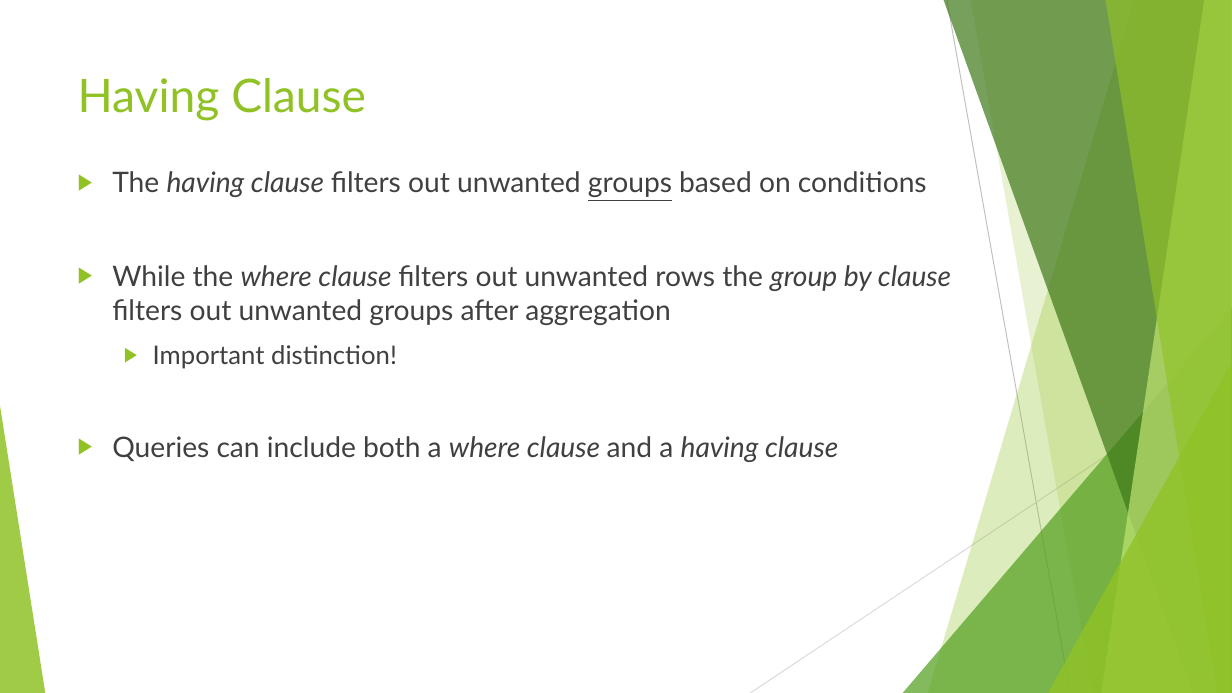
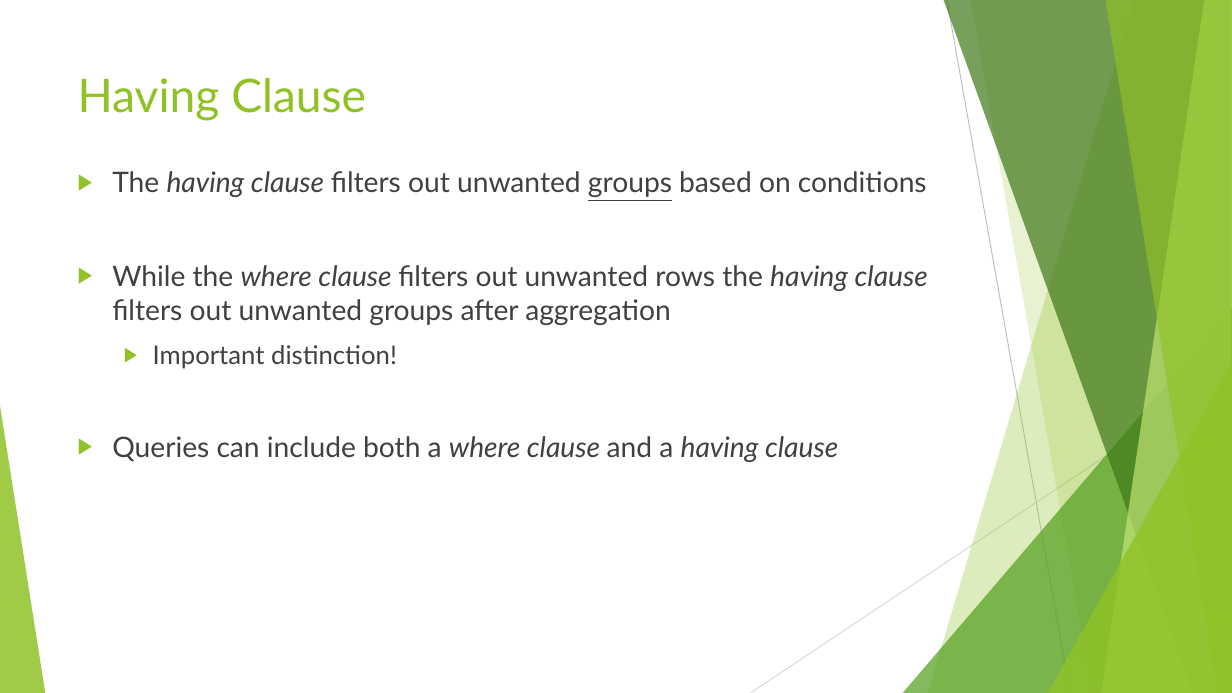
Before and after one commit to seanscott1991/Duke_SQL4DQA, a slide deck: slide 43 of Slides/Week 1 Lecture Slides.pptx. Drawn at 1232x693 pixels with LibreOffice and Linux fonts; fonts in the diff are those of the drawing. Boxes give left, top, right and bottom in pixels: in the first picture for what was removed or moved away, otherwise in the second. Text is boxed around its words. In the diff, an @@ line names an element or a change of style, - is before the commit and + after.

```diff
--- a/Slides/Week 1 Lecture Slides.pptx
+++ b/Slides/Week 1 Lecture Slides.pptx
@@ text at [112,265,928,325]: text changed @@
-▶ While the where clause filters out unwanted rows the group by clause filters out unwanted groups after aggregation
+▶ While the where clause filters out unwanted rows the having clause filters out unwanted groups after aggregation
```
